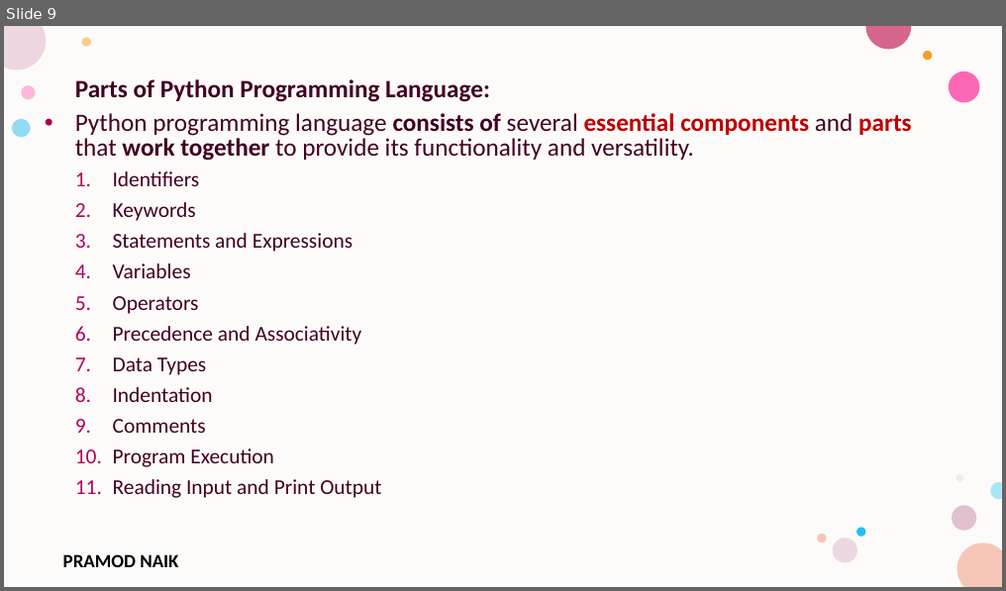
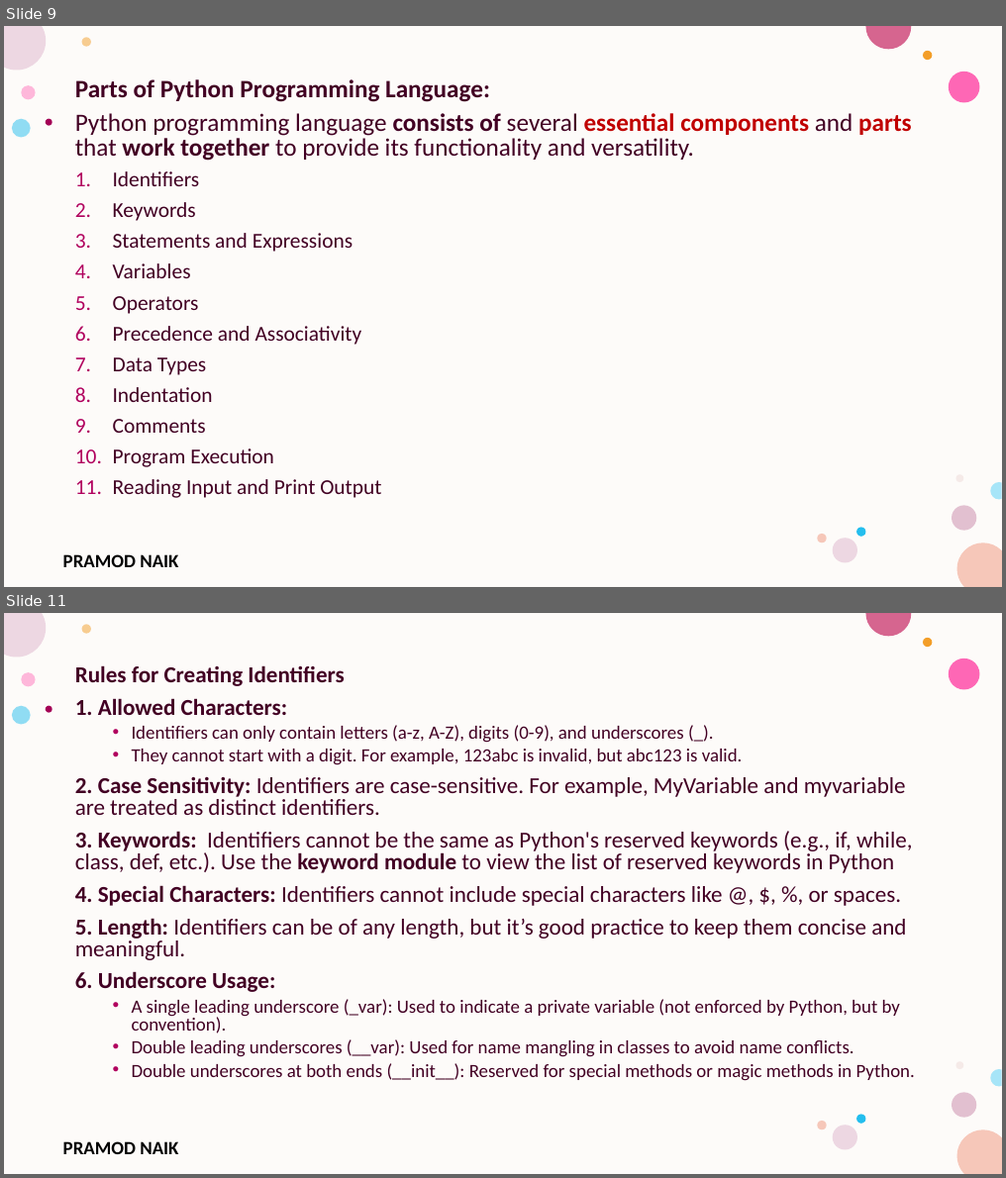
Before and after one commit to PRAMOD-VISHNU-NAIK/MCA-4th-Sem-Python-Shridevi-College, a slide deck: Theory Class-Notes/Module-1 Python Basic Concepts and Programming.pptx. Shown one above the other, each under a label of ours: slide 9 before the commit, slides 9 and 11 after it; the slides between them are not shown. The pictures are 1006x591 and 1006x1178 pixels, drawn with LibreOffice and Linux fonts; fonts in the diff are those of the drawing; background and template pictures are left out. Boxes give left, top, right and bottom in pixels: in the first picture for what was removed or moved away, otherwise in the second. Text is boxed around its words. In the diff, an @@ line names an element or a change of style, - is before the commit and + after.

```diff
--- a/Theory Class-Notes/Module-1 Python Basic Concepts and Programming.pptx
+++ b/Theory Class-Notes/Module-1 Python Basic Concepts and Programming.pptx
@@ slide 11 added at [4,613,1002,1174], background #FFFFFF; not listed: 17 template elements that a slide beside it also shows @@
@@ text added at [75,665,915,1081], 22 pt, text #420023 @@
+Rules for Creating Identifiers
+1. Allowed Characters:
+  • Identifiers can only contain letters (a-z, A-Z), digits (0-9), and underscores (_).
+  • They cannot start with a digit. For example, 123abc is invalid, but abc123 is valid.
+2. Case Sensitivity: Identifiers are case-sensitive. For example, MyVariable and myvariable are treated as distinct identifiers.
+3. Keywords: Identifiers cannot be the same as Python's reserved keywords (e.g., if, while, class, def, etc.). Use the keyword module to view the list of reserved keywords in Python
+4. Special Characters: Identifiers cannot include special characters like @, $, %, or spaces.
+5. Length: Identifiers can be of any length, but it’s good practice to keep them concise and meaningful.
+6. Underscore Usage:
+  • A single leading underscore (_var): Used to indicate a private variable (not enforced by Python, but by convention).
+  • Double leading underscores (__var): Used for name mangling in classes to avoid name conflicts.
+  • Double underscores at both ends (__init__): Reserved for special methods or magic methods in Python.
```
Also in this commit, not shown: 1 slide changed, 11 other slides added.
